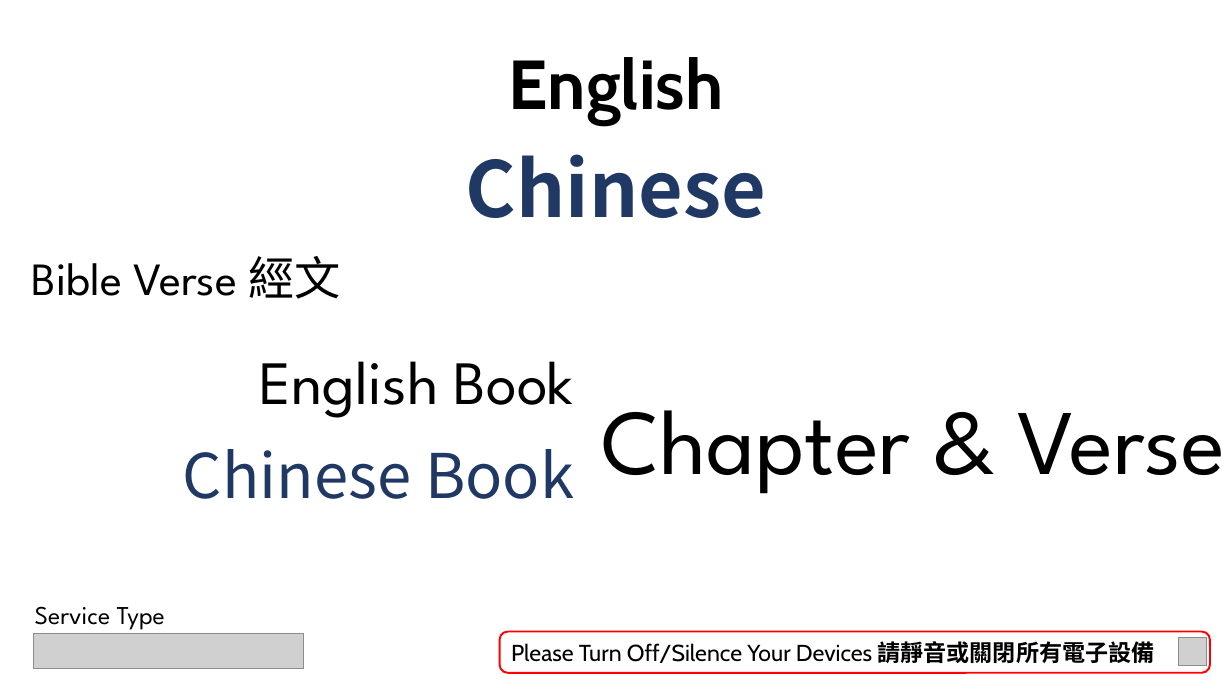
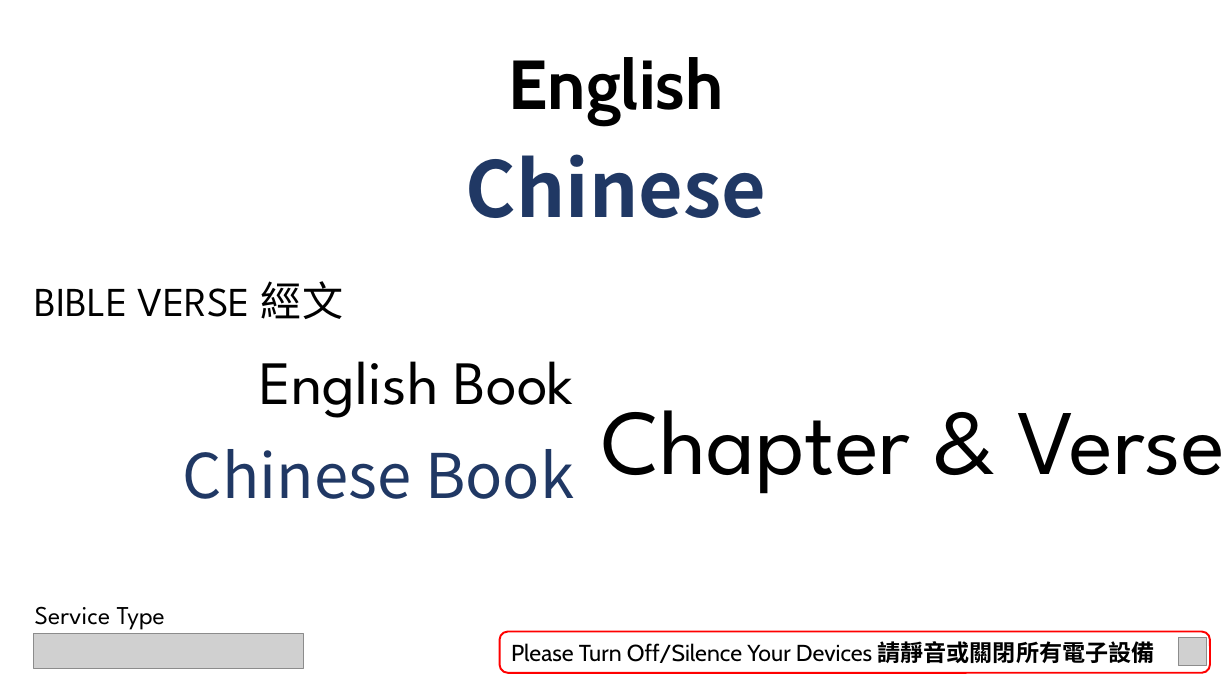
Before and after one commit to calebchanwy/tjc-powerpoint, a slide deck: slide 3 of TJCPowerPoint/Resources/ServiceWidescreen.pptx. Drawn at 1232x693 pixels with LibreOffice and Linux fonts; fonts in the diff are those of the drawing; grey boxes stand for pictures; background and template pictures are left out. Boxes give left, top, right and bottom in pixels: in the first picture for what was removed or moved away, otherwise in the second. Text is boxed around its words. In the diff, an @@ line names an element or a change of style, - is before the commit and + after.

```diff
--- a/TJCPowerPoint/Resources/ServiceWidescreen.pptx
+++ b/TJCPowerPoint/Resources/ServiceWidescreen.pptx
@@ text at <box>35,281,343,319</box>: text changed; size 36 to 32 pt @@
-Bible Verse 經文
+BIBLE VERSE 經文
```
Also in this commit, not shown: 3 other slides changed, 20 other files.
